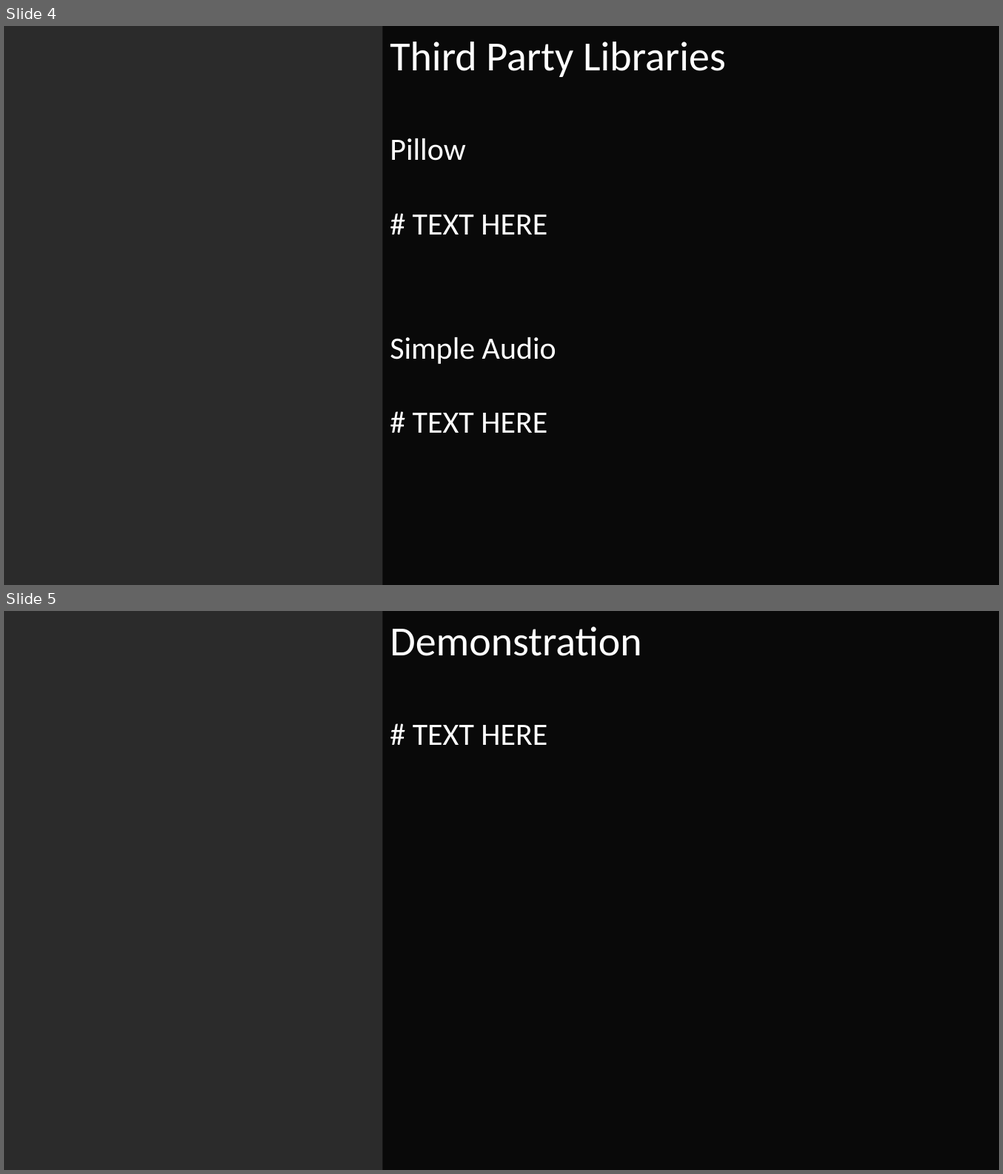
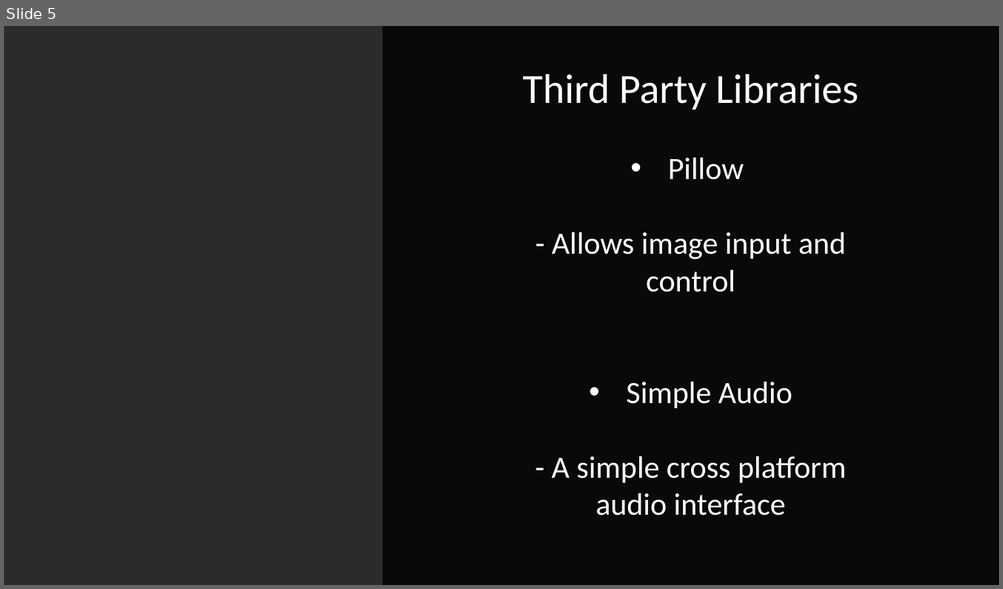
Before and after one commit to JackFurby/teamTextGame, a slide deck: Group Presentation.pptx. Shown one above the other, each under a label of ours: slides 4 and 5 before the commit, slide 5 after it. The pictures are 1003x1174 and 1003x589 pixels, drawn with LibreOffice and Linux fonts; fonts in the diff are those of the drawing; background and template pictures are left out; a plain dark background stands for a picture behind light text. Boxes give left, top, right and bottom in pixels: in the first picture for what was removed or moved away, otherwise in the second. Text is boxed around its words. In the diff, an @@ line names an element or a change of style, - is before the commit and + after.

```diff
--- a/Group Presentation.pptx
+++ b/Group Presentation.pptx
@@ slide 5 removed at (x1=4, y1=611, x2=999, y2=1170), background picture (left out) @@
@@ rectangle removed at (x1=382, y1=611, x2=999, y2=1170) @@
@@ text removed at (x1=390, y1=627, x2=641, y2=745) @@
-Demonstration
-# TEXT HERE
@@ what was slide 4 is now slide 5 @@
@@ slide 5 changed as well @@
@@ text "Third Party Libraries" moved from (x1=390, y1=42, x2=726, y2=433) to (x1=523, y1=74, x2=858, y2=516) @@
@@ text at (x1=523, y1=74, x2=858, y2=409): alignment left to centre; bullet none to • @@
@@ text at (x1=552, y1=232, x2=845, y2=292): text changed @@
-# TEXT HERE
+- Allows image input and control
@@ text at (x1=552, y1=457, x2=845, y2=516): text changed @@
-# TEXT HERE
+- A simple cross platform audio interface
```
Also in this commit, not shown: 2 other slides changed, 4 slides added, 2 other slides removed.
